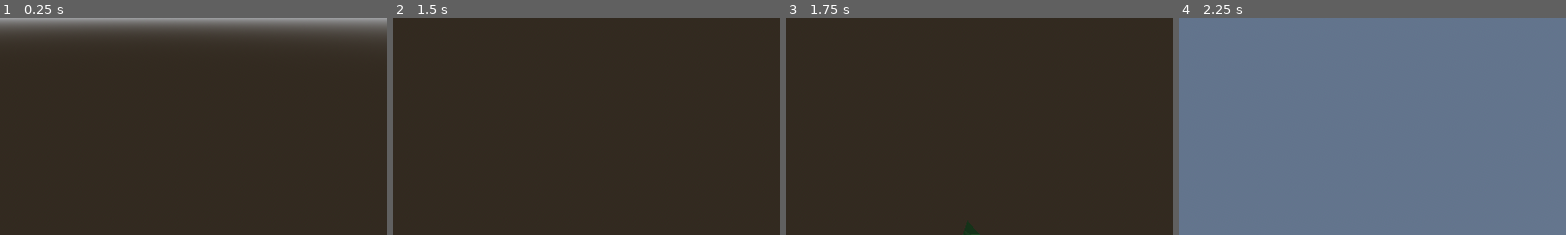
Above: before the commit, frames 1-4 (left to right).
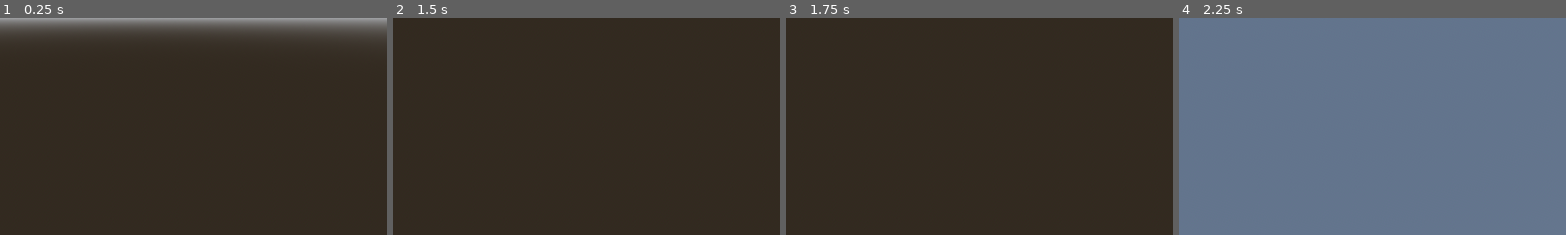
Above: after the commit, the same moments.

Repository: bindglam/StarBlocks
Game: Godot game, scene res://scenes/game.tscn
The game is run twice, just before and just after one commit, with the same random seed, the same clock (stepped at 60 frames per second) and the same inputs. The project has no main scene, so this scene is started directly.
Inputs (mouse positions are % of the whole screen's width and height, from its top left):
- Up to frame 1 (0.25 s): no input
- Up to frame 2 (1.5 s): tap Enter at 0.5 s; move the mouse to (72, 45) at 0.52 s; hold D (right) 0.53-1.28 s; tap Space (jump) at 0.77, 1.25 s; move the mouse to (30, 55) at 1.27 s; hold S (backward) from 1.28 s (still down)
- Up to frame 3 (1.75 s): keep holding S (backward); tap Space (jump) at 1.52 s
- Up to frame 4 (2.25 s): move the mouse to (60, 28) at 2.02 s; release S (backward) at 2.03 s; hold D (right) from 2.03 s (still down)
The pictures show only the part of the screen within x 32-82%, y 50-100%; the shares and areas given below are measured in that part.

Frames 1-2 are identical in both runs. In frame 3, 0.1% of the frame differs, in the area x 45-51%, y 93-100%; in frame 4, nothing differs.

Commit message:
dev0.0.1 - 🧀awesome world generation

Diff:
--- a/project.godot
+++ b/project.godot
@@ -13,6 +13,11 @@
 config/name="StarBlocks"
 config/features=PackedStringArray("4.2", "Forward Plus")
 config/icon="res://icon.svg"
+
+[autoload]
+
+Global="*res://scripts/autoload/Global.gd"
+WorldSave="*res://scripts/autoload/WorldSave.gd"
 
 [input]
 
--- a/scenes/entity/player.tscn
+++ b/scenes/entity/player.tscn
@@ -18,3 +18,46 @@
 [node name="Camera3D" type="Camera3D" parent="."]
 transform = Transform3D(1, 0, 0, 0, 1, 0, 0, 0, 1, 0, 0.5, 0)
 current = true
+
+[node name="CanvasLayer" type="CanvasLayer" parent="Camera3D"]
+
+[node name="LoadingScreen" type="ColorRect" parent="Camera3D/CanvasLayer"]
+visible = false
+anchors_preset = 15
+anchor_right = 1.0
+anchor_bottom = 1.0
+grow_horizontal = 2
+grow_vertical = 2
+color = Color(0.0885599, 0.0885599, 0.0885599, 1)
+
+[node name="Label" type="Label" parent="Camera3D/CanvasLayer/LoadingScreen"]
+layout_mode = 1
+anchors_preset = 8
+anchor_left = 0.5
+anchor_top = 0.5
+anchor_right = 0.5
+anchor_bottom = 0.5
+offset_left = -20.0
+offset_top = -11.5
+offset_right = 20.0
+offset_bottom = 11.5
+grow_horizontal = 2
+grow_vertical = 2
+text = "Loading..."
+horizontal_alignment = 1
+
+[node name="ProgressLabel" type="Label" parent="Camera3D/CanvasLayer/LoadingScreen"]
+layout_mode = 1
+anchors_preset = 8
+anchor_left = 0.5
+anchor_top = 0.5
+anchor_right = 0.5
+anchor_bottom = 0.5
+offset_left = -37.5
+offset_top = 10.545
+offset_right = 37.5
+offset_bottom = 33.545
+grow_horizontal = 2
+grow_vertical = 2
+text = "0 / 100"
+horizontal_alignment = 1
--- a/scenes/game.tscn
+++ b/scenes/game.tscn
@@ -1,6 +1,6 @@
 [gd_scene load_steps=6 format=3 uid="uid://l0jncsuuyn5j"]
 
-[ext_resource type="PackedScene" uid="uid://cd43dd08dl03v" path="res://scenes/star/chunk.tscn" id="1_kh8dd"]
+[ext_resource type="Script" path="res://scripts/star/Star.gd" id="1_ov0hb"]
 [ext_resource type="PackedScene" uid="uid://b3id4ps2d8oth" path="res://scenes/entity/player.tscn" id="2_86c5r"]
 
 [sub_resource type="ProceduralSkyMaterial" id="ProceduralSkyMaterial_ivon1"]
@@ -15,6 +15,7 @@
 [node name="Game" type="Node3D"]
 
 [node name="EarthStar" type="Node3D" parent="."]
+script = ExtResource("1_ov0hb")
 
 [node name="WorldEnvironment" type="WorldEnvironment" parent="EarthStar"]
 environment = SubResource("Environment_ym5ou")
@@ -22,7 +23,5 @@
 [node name="DirectionalLight3D" type="DirectionalLight3D" parent="EarthStar"]
 transform = Transform3D(0.871539, -0.252037, -0.420591, 0.490326, 0.447989, 0.747587, 9.83979e-09, -0.857778, 0.51402, 0, 0, 0)
 
-[node name="Chunk" parent="EarthStar" instance=ExtResource("1_kh8dd")]
-
-[node name="Player" parent="EarthStar" instance=ExtResource("2_86c5r")]
-transform = Transform3D(1, 0, 0, 0, 1, 0, 0, 0, 1, 29, 79, 32)
+[node name="Player" parent="." instance=ExtResource("2_86c5r")]
+transform = Transform3D(1, 0, 0, 0, 1, 0, 0, 0, 1, -50, 600, -50)
--- a/scenes/star/chunk.tscn
+++ b/scenes/star/chunk.tscn
@@ -10,4 +10,3 @@
 [node name="Terrain" type="MeshInstance3D" parent="."]
 script = ExtResource("1_41r4l")
 material = ExtResource("2_b1o2l")
-resolution = 50
--- /dev/null
+++ b/scripts/autoload/Global.gd
@@ -0,0 +1,6 @@
+extends Node
+
+var player: Player
+var current_star: Star
+
+var preloaded_chunk_count: int = 0
--- /dev/null
+++ b/scripts/autoload/WorldSave.gd
@@ -0,0 +1,15 @@
+extends Node
+
+var loaded_coords = []
+var data_in_chunk = []
+
+func add_chunk(coords):
+	loaded_coords.append(coords)
+	data_in_chunk.append([])
+
+func save_chunk(coords, data):
+	data_in_chunk[loaded_coords.find(coords)] = data
+
+func retrive_data(coords):
+	var data = data_in_chunk[loaded_coords.find(coords)]
+	return data
--- a/scripts/entity/player.gd
+++ b/scripts/entity/player.gd
@@ -1,3 +1,4 @@
+class_name Player
 extends CharacterBody3D
 
 @export var walk_speed: float = 500.0
@@ -5,10 +6,21 @@
 @export var mouse_sensitivity: float = 0.01
 
 @onready var camera: Camera3D = $Camera3D
+@onready var loading_screen: ColorRect = $Camera3D/CanvasLayer/LoadingScreen
+@onready var loading_progress_label: Label = $Camera3D/CanvasLayer/LoadingScreen/ProgressLabel
 
 var gravity = ProjectSettings.get_setting("physics/3d/default_gravity")
 
 var speed: float = walk_speed
+
+func _init():
+	Global.player = self
+
+func _process(delta):
+	loading_progress_label.text = str(Global.preloaded_chunk_count) + " / 100"
+
+	if Global.preloaded_chunk_count >= 25:
+		loading_screen.visible = false
 
 func _physics_process(delta):
 	if not is_on_floor():
--- /dev/null
+++ b/scripts/star/Star.gd
@@ -0,0 +1,89 @@
+class_name Star
+extends Node
+
+const CHUNK_SCENE := preload("res://scenes/star/chunk.tscn")
+
+@export var render_distance: int = 2
+@export var chunk_size: float = 13
+
+@export var circumnavigation: bool = false
+@export var revolution_distance: int = 8
+
+var active_coord: Array = []
+var active_chunks: Array = []
+
+var current_chunk: Vector2 = Vector2()
+var previous_chunk: Vector2 = Vector2()
+var chunk_loaded: bool = false
+
+var noise: FastNoiseLite
+
+func _init():
+	Global.current_star = self
+
+func _ready():
+	randomize()
+	noise = FastNoiseLite.new()
+	noise.seed = randi_range(0, 9999999)
+
+	current_chunk = _get_player_chunk(Global.player.global_position)
+	load_chunk()
+
+func _process(_delta):
+	current_chunk = _get_player_chunk(Global.player.global_position)
+	if previous_chunk != current_chunk:
+		if !chunk_loaded:
+			load_chunk()
+	else:
+		chunk_loaded = false
+	previous_chunk = current_chunk
+
+func _get_player_chunk(pos):
+	var chunk_pos = Vector2()
+	chunk_pos.y = int(pos.z/chunk_size)
+	chunk_pos.x = int(pos.x/chunk_size)
+	if pos.x < 0:
+		chunk_pos.x -= 1
+	if pos.z < 0:
+		chunk_pos.y -= 1
+	return chunk_pos
+
+func load_chunk():
+	var render_bounds = (float(render_distance)*2.0)+1.0
+	var loading_coord = []
+
+	for x in range(render_bounds):
+		for y in range(render_bounds):
+			#await get_tree().create_timer(0.1).timeout
+			var _x  = (x+1) - (round(render_bounds/2.0)) + current_chunk.x
+			var _y  = (y+1) - (round(render_bounds/2.0)) + current_chunk.y
+
+			var chunk_coords = Vector2(_x, _y)
+			var chunk_key = _get_chunk_key(chunk_coords)
+			loading_coord.append(chunk_coords)
+			if active_coord.find(chunk_coords) == -1:
+				var chunk = CHUNK_SCENE.instantiate()
+				chunk.position = Vector3(chunk_coords.x, 0, chunk_coords.y) * chunk_size
+				chunk.chunk_coords = chunk_key
+				active_chunks.append(chunk)
+				active_coord.append(chunk_coords)
+				add_child.call_deferred(chunk)
+
+	var deleting_chunks = []
+	for x in active_coord:
+		if loading_coord.find(x) == -1:
+			deleting_chunks.append(x)
+	for x in deleting_chunks:
+		var index = active_coord.find(x)
+		active_chunks[index].save()
+		active_chunks.remove_at(index)
+		active_coord.remove_at(index)
+
+	chunk_loaded = true
+
+func _get_chunk_key(coords : Vector2):
+	var key = coords
+	if !circumnavigation:
+		return key
+	key.x = wrapf(coords.x, -revolution_distance, revolution_distance+1)
+	return key
--- a/scripts/star/Terrain.gd
+++ b/scripts/star/Terrain.gd
@@ -8,9 +8,7 @@
 @export var flat_shaded: bool = true
 @export var terrain_terrace: int = 1
 
-var noise: FastNoiseLite
-
-const TRIANGULATIONS = [
+var TRIANGULATIONS = [
 [-1, -1, -1, -1, -1, -1, -1, -1, -1, -1, -1, -1, -1, -1, -1, -1],
 [0, 8, 3, -1, -1, -1, -1, -1, -1, -1, -1, -1, -1, -1, -1, -1],
 [0, 1, 9, -1, -1, -1, -1, -1, -1, -1, -1, -1, -1, -1, -1, -1],
@@ -273,9 +271,9 @@
 	var resolution: int
 	var height: int
 
-	func _init(resolution: int, height: int):
-		self.height = height
-		self.resolution = resolution
+	func _init(_resolution: int, _height: int):
+		self.height = _height
+		self.resolution = _resolution
 		self.data.resize(resolution*height*resolution)
 		self.data.fill(1.0)
 
@@ -285,7 +283,7 @@
 	func write(x: int, y: int, z: int, value: float):
 		self.data[x + self.resolution * (y + self.height * z)] = value
 
-const POINTS = [
+var POINTS = [
 	Vector3i(0, 0, 0),
 	Vector3i(0, 0, 1),
 	Vector3i(1, 0, 1),
@@ -296,7 +294,7 @@
 	Vector3i(1, 1, 0),
 ]
 
-const EDGES = [
+var EDGES = [
 	Vector2i(0, 1),
 	Vector2i(1, 2),
 	Vector2i(2, 3),
@@ -314,17 +312,13 @@
 func scalar_field(x:float, y:float, z:float):
 	return (x * x + y * y + z * z)/60.0
 
-func generate():
-	randomize()
-	noise = FastNoiseLite.new()
-	noise.seed = randi_range(0, 999999)
-
+func generate(chunk_coords: Vector2i):
 	var voxel_grid = VoxelGrid.new(resolution, height)
 	#generate terrain
 	for x in range(1, voxel_grid.resolution-1):
 		for y in range(1, voxel_grid.height-1):
 			for z in range(1, voxel_grid.resolution-1):
-				var value = noise.get_noise_3d(x, y, z)+(y+y%terrain_terrace)/float(voxel_grid.resolution)-0.5
+				var value = Global.current_star.noise.get_noise_3d(x+chunk_coords.x*13, y, z+chunk_coords.y*13)+(y+y%terrain_terrace)/float(voxel_grid.height)-0.5
 				voxel_grid.write(x, y, z, value)
 
 	#march
@@ -335,20 +329,23 @@
 				march_cube(x, y, z, voxel_grid, vertices)
 
 	#draw
-	var surface_tool = SurfaceTool.new()
-	surface_tool.begin(Mesh.PRIMITIVE_TRIANGLES)
-
-	if flat_shaded:
-		surface_tool.set_smooth_group(-1)
-
-	for vert in vertices:
-		surface_tool.add_vertex(vert)
-
-	surface_tool.generate_normals()
-	surface_tool.index()
-	surface_tool.set_material(material)
-	mesh = surface_tool.commit()
-	create_trimesh_collision()
+	var draw := func():
+		var surface_tool = SurfaceTool.new()
+		surface_tool.begin(Mesh.PRIMITIVE_TRIANGLES)
+
+		if flat_shaded:
+			surface_tool.set_smooth_group(-1)
+
+		for vert in vertices:
+			surface_tool.add_vertex(vert)
+
+		surface_tool.generate_normals()
+		surface_tool.index()
+		surface_tool.set_material(material)
+		mesh = surface_tool.commit()
+		create_trimesh_collision()
+
+	draw.call_deferred()
 
 func march_cube(x:int, y:int, z:int, voxel_grid:VoxelGrid, vertices:PackedVector3Array):
 	var tri = get_triangulation(x, y, z, voxel_grid)
@@ -360,8 +357,8 @@
 		var pos_a = Vector3(x+p0.x, y+p0.y, z+p0.z)
 		var pos_b = Vector3(x+p1.x, y+p1.y, z+p1.z)
 
-		var position = calculate_interpolation(pos_a, pos_b, voxel_grid)
-		vertices.append(position)
+		var pos = calculate_interpolation(pos_a, pos_b, voxel_grid)
+		vertices.append(pos)
 
 func calculate_interpolation(a:Vector3, b:Vector3, voxel_grid:VoxelGrid):
 	var val_a = voxel_grid.read(a.x, a.y, a.z)
--- a/scripts/star/chunk.gd
+++ b/scripts/star/chunk.gd
@@ -1,6 +1,25 @@
 extends Node3D
+
+@export var chunk_coords: Vector2i = Vector2i()
 
 @onready var terrain: Terrain = $Terrain
 
+var chunk_data: Array = []
+
+var thread: Thread
+
 func _ready():
-	terrain.generate()
+	if WorldSave.loaded_coords.find(chunk_coords) == -1:
+		WorldSave.add_chunk(chunk_coords)
+	else:
+		chunk_data = WorldSave.retrive_data(chunk_coords)
+
+	thread = Thread.new()
+	thread.start(terrain.generate.bind(chunk_coords))
+	#terrain.generate(chunk_coords)
+
+func save():
+	if thread != null and is_instance_valid(thread):
+		thread.wait_to_finish()
+	WorldSave.save_chunk(chunk_coords, chunk_data)
+	queue_free()
